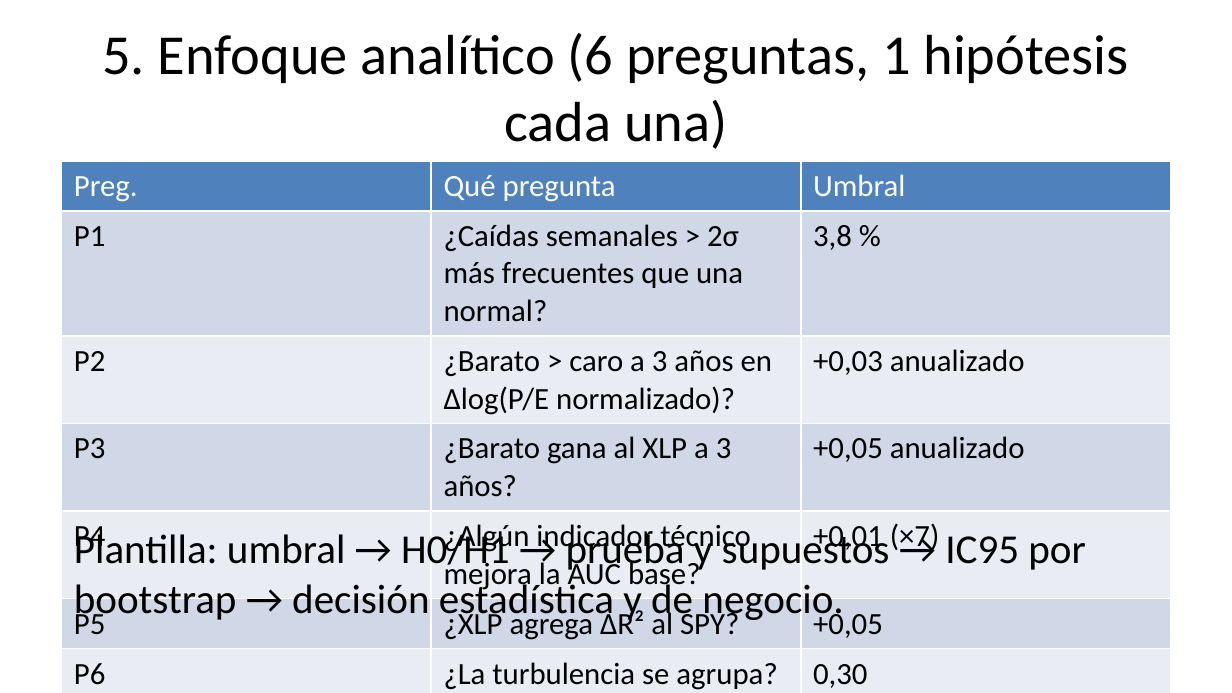
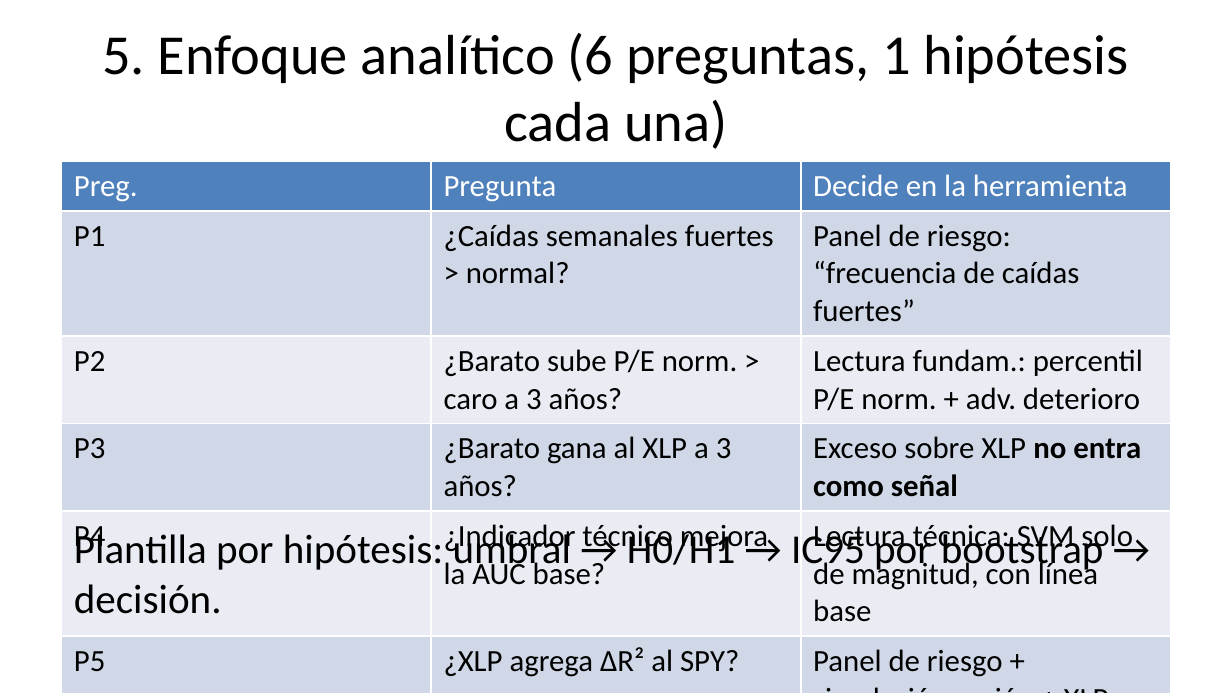
Before and after one commit to louis97/asistente-financiero, a slide deck: slide 7 of entregables/entrega_1/presentacion.pptx. Drawn at 1232x693 pixels with LibreOffice and Linux fonts; fonts in the diff are those of the drawing. Boxes give left, top, right and bottom in pixels: in the first picture for what was removed or moved away, otherwise in the second. Text is boxed around its words. In the diff, an @@ line names an element or a change of style, - is before the commit and + after.

Commit message:
docs: reescribir reporte en prosa ejecutiva (6 páginas) y alinear presentación
- reporte.md ahora combina las tablas de hipótesis y resultados en una sola, con columna 'Qué decide en la herramienta' (R8) que une cada hipótesis con la pieza del producto que depende de ella.
- Agrega 'P1 en palabras simples' (caída fuerte, nulo calibrado 2,55 %) y 'P/E normalizado en palabras simples' (precio ÷ EPS promedio de 3 años) para un lector sin finanzas.
- Explica el diseño experimental (etiqueta, N=60, k=1, corte 2018-12-31 con espacio ≥N, subperíodos, AUC base 0,591) y las métricas del SVM (AUC, Brier, calibración), diferenciando lo hecho en la entrega 1 de lo que se calcula en la 2.
- Define términos para el lector sin finanzas la primera vez que aparecen (P/E, EPS, σ, AUC, IC, ETF, percentil…).
- Añade una nota única sobre la convención § al inicio.
- Mantiene las 3 figuras (mockup, P2, P4); P2 y P4 pasan a side-by-side para fit en 6 páginas.
- Alinea presentacion.md: nueva columna 'Decide en la herramienta' en el slide del enfoque analítico y nueva lámina 5b 'P1 y P/E normalizado en palabras simples'.
- Regenera reporte.pdf (6 pp.), presentacion.pptx y presentacion.pdf.

```diff
--- a/entregables/entrega_1/presentacion.pptx
+++ b/entregables/entrega_1/presentacion.pptx
@@ table at bbox=[62, 161, 1170, 681] @@
-row 1, column 2: Qué pregunta
+row 1, column 2: Pregunta
-row 1, column 3: Umbral
+row 1, column 3: Decide en la herramienta
-row 2, column 2: ¿Caídas semanales > 2σ más frecuentes que una normal?
+row 2, column 2: ¿Caídas semanales fuertes > normal?
-row 2, column 3: 3,8 %
+row 2, column 3: Panel de riesgo: “frecuencia de caídas fuertes”
-row 3, column 2: ¿Barato > caro a 3 años en Δlog(P/E normalizado)?
+row 3, column 2: ¿Barato sube P/E norm. > caro a 3 años?
-row 3, column 3: +0,03 anualizado
+row 3, column 3: Lectura fundam.: percentil P/E norm. + adv. deterioro
-row 4, column 3: +0,05 anualizado
+row 4, column 3: Exceso sobre XLP no entra como señal
-row 5, column 2: ¿Algún indicador técnico mejora la AUC base?
+row 5, column 2: ¿Indicador técnico mejora la AUC base?
-row 5, column 3: +0,01 (×7)
+row 5, column 3: Lectura técnica: SVM solo de magnitud, con línea base
-row 6, column 3: +0,05
+row 6, column 3: Panel de riesgo + simulación acción + XLP
-row 7, column 3: 0,30
+row 7, column 3: Lectura probab.: simulación por bloques, k·σ252
@@ text at bbox=[74, 530, 1104, 614]: text changed @@
-Plantilla: umbral → H0/H1 → prueba y supuestos → IC95 por bootstrap → decisión estadística y de negocio.
+Plantilla por hipótesis: umbral → H0/H1 → IC95 por bootstrap → decisión.
```
Also in this commit, not shown: 1 other slide changed, 1 slide added, 4 other files.
